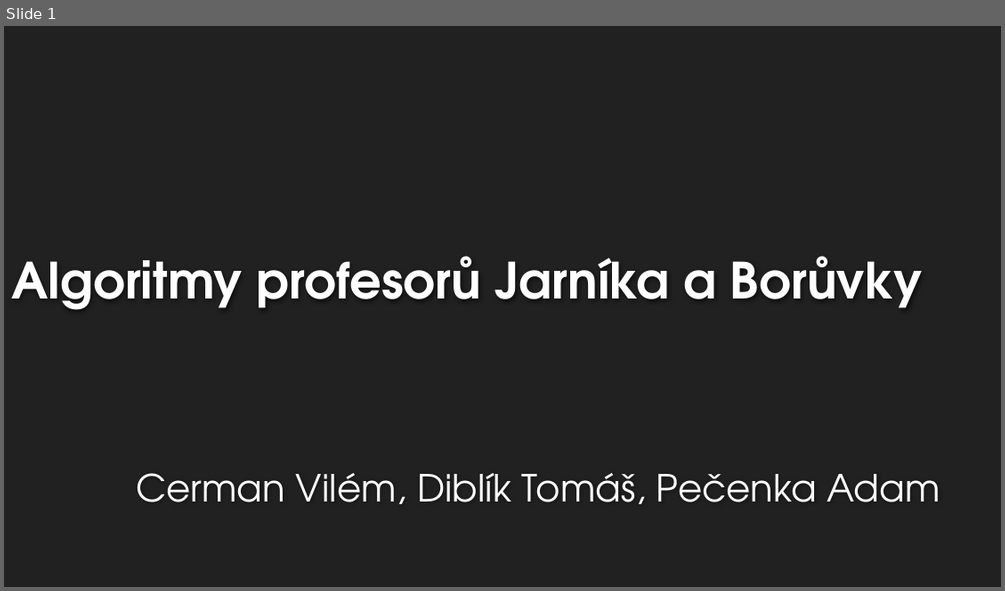
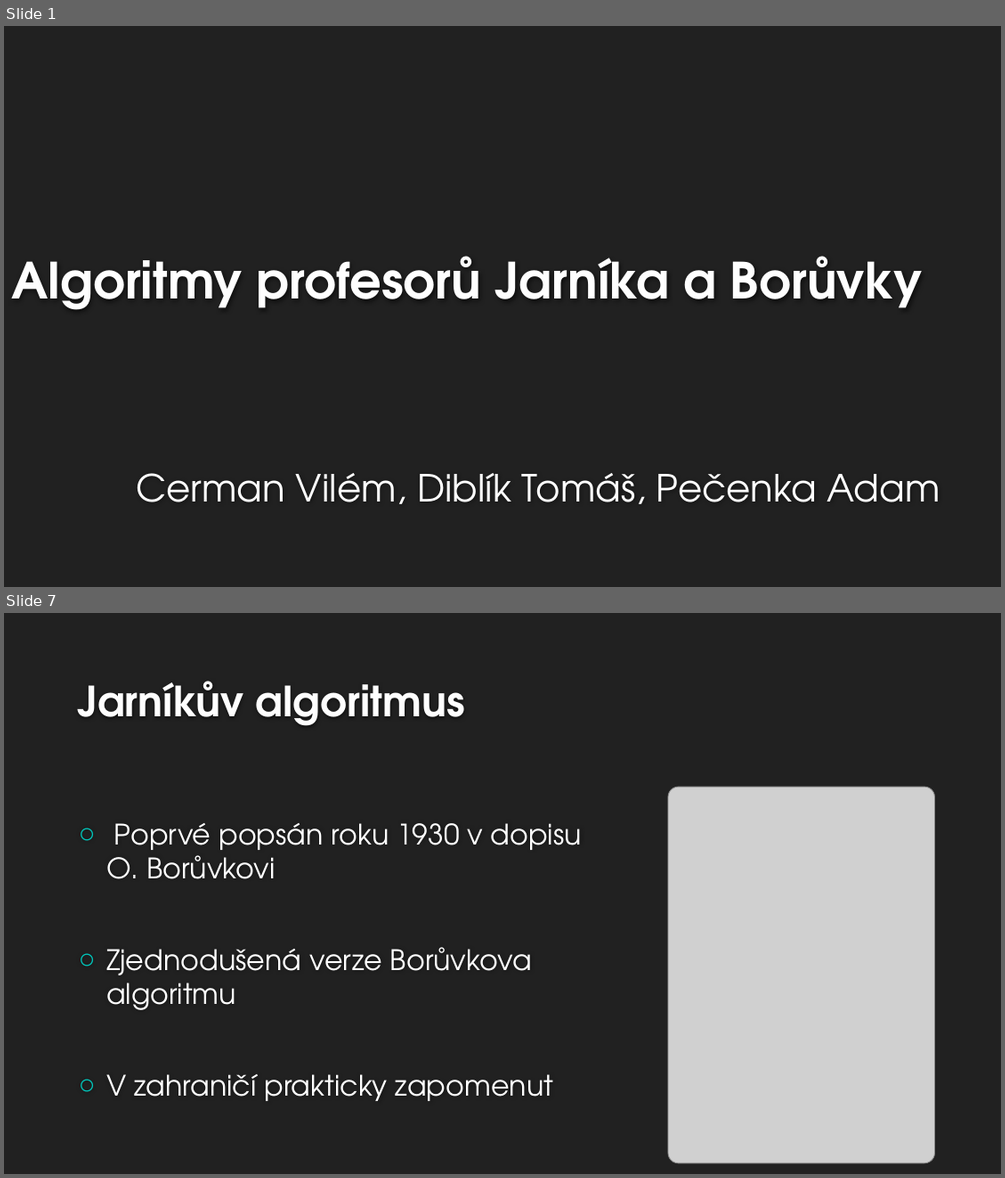
Before and after one commit to Aidam7/Jarnik-Boruvka-MST-Algorithms, a slide deck: output-presentation.pptx. Shown one above the other, each under a label of ours: slide 1 before the commit, slides 1 and 7 after it; the slides between them are not shown. The pictures are 1005x591 and 1005x1178 pixels, drawn with LibreOffice and Linux fonts; fonts in the diff are those of the drawing; grey boxes stand for pictures; background and template pictures are left out. Boxes give left, top, right and bottom in pixels: in the first picture for what was removed or moved away, otherwise in the second. Text is boxed around its words. In the diff, an @@ line names an element or a change of style, - is before the commit and + after.

```diff
--- a/output-presentation.pptx
+++ b/output-presentation.pptx
@@ slide 7 added at (4, 613, 1001, 1174), background #212121 @@
@@ title added at (78, 681, 465, 726), 40 pt, text #FEFEFE, bold @@
+Jarníkův algoritmus
@@ picture added at (668, 787, 935, 1163) @@
@@ text added at (106, 823, 582, 1101), 27.2 pt, text #FFFFFF @@
+○ Poprvé popsán roku 1930 v dopisu O. Borůvkovi
+○ Zjednodušená verze Borůvkova algoritmu
+○ V zahraničí prakticky zapomenut
```
Also in this commit, not shown: 1 slide changed, 19 other slides added.
